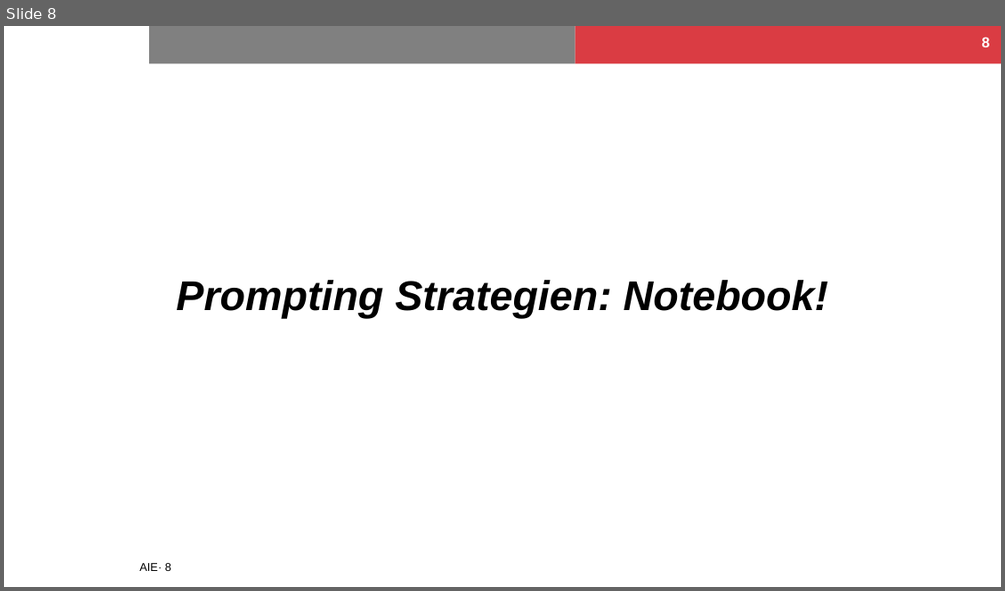
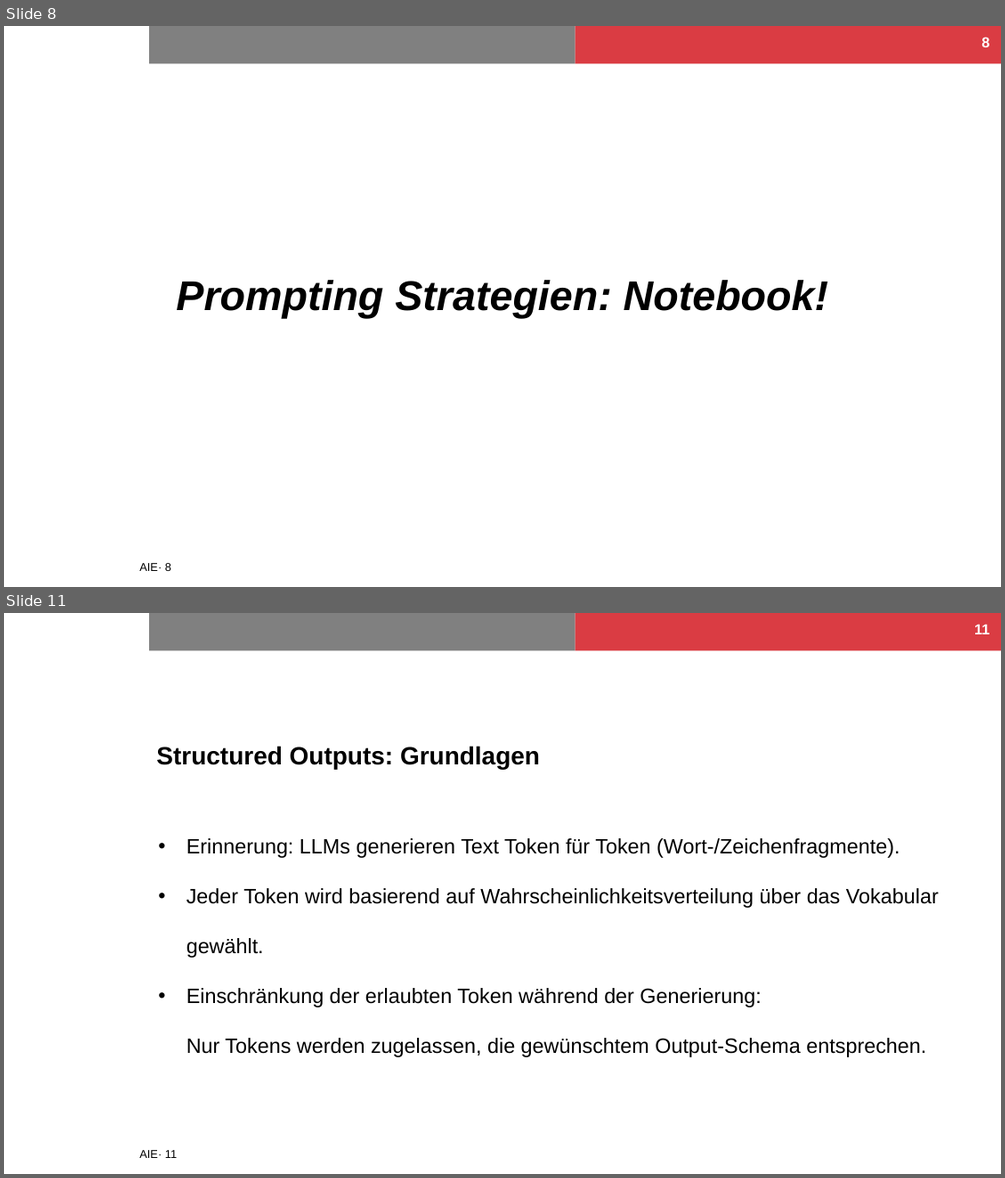
Before and after one commit to NilsHellwig/AIE-course, a slide deck: Kapitel 03_Prompting/03_Prompting.pptx. Shown one above the other, each under a label of ours: slide 8 before the commit, slides 8 and 11 after it; the slides between them are not shown. The pictures are 1005x591 and 1005x1178 pixels, drawn with LibreOffice and Linux fonts; fonts in the diff are those of the drawing; background and template pictures are left out. Boxes give left, top, right and bottom in pixels: in the first picture for what was removed or moved away, otherwise in the second. Text is boxed around its words. In the diff, an @@ line names an element or a change of style, - is before the commit and + after.

```diff
--- a/Kapitel 03_Prompting/03_Prompting.pptx
+++ b/Kapitel 03_Prompting/03_Prompting.pptx
@@ slide 11 added at (x1=4, y1=613, x2=1001, y2=1174), background #FFFFFF; not listed: 3 template elements that a slide beside it also shows @@
@@ page number added at (x1=974, y1=624, x2=989, y2=634), 14 pt, text #FFFFFF, bold @@
+11
@@ title added at (x1=156, y1=746, x2=540, y2=769), 24 pt, text #000000, bold @@
+Structured Outputs: Grundlagen
@@ text added at (x1=186, y1=838, x2=938, y2=1057), 20 pt, text #000000 @@
+• Erinnerung: LLMs generieren Text Token für Token (Wort-/Zeichenfragmente).
+• Jeder Token wird basierend auf Wahrscheinlichkeitsverteilung über das Vokabular gewählt.
+• Einschränkung der erlaubten Token während der Generierung:
+  Nur Tokens werden zugelassen, die gewünschtem Output-Schema entsprechen.
```
Also in this commit, not shown: 3 slides changed, 23 other slides added, 4 other files.
